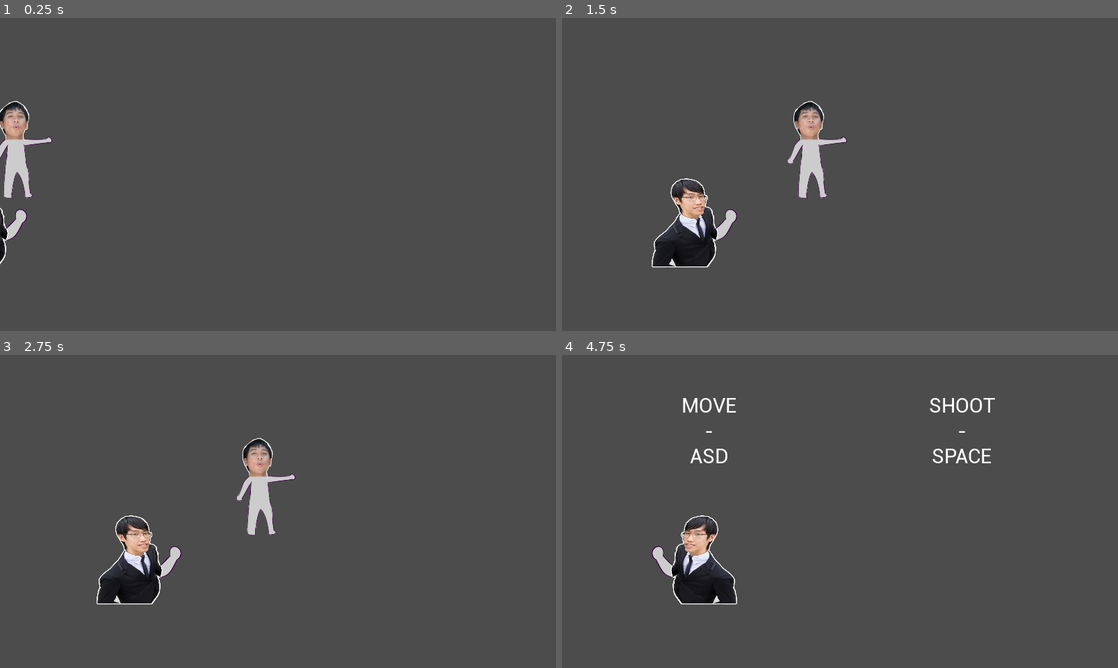
Above: before the commit, frames 1-4 (two rows, left to right).
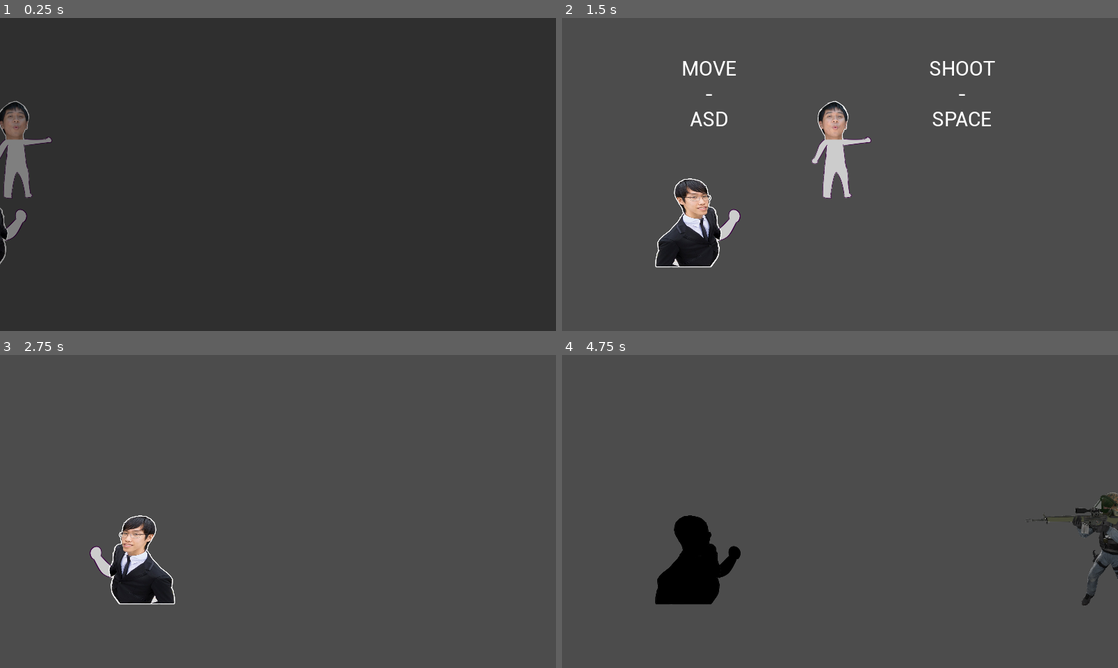
Above: after the commit, the same moments.

Repository: BeatMil/Mugi-again
Game: Godot game, scene res://scene/csgo_m4.tscn
Two runs of this game, one before a commit and one after it. Both use one fixed random seed, a clock stepped at 60 frames per second and the inputs below. This scene is started directly instead of the project's main scene.
Inputs:
- Up to frame 1 (0.25 s): no input
- Up to frame 2 (1.5 s): tap Enter (ui_accept) at 0.5, 0.77, 0.8, 1.07, 1.35 s; hold Space 0.53-1.28 s; hold Right (ui_right) from 0.53 s (still down)
- Up to frame 3 (2.75 s): tap Enter (ui_accept) at 1.52, 1.82, 2.3 s; tap Space at 1.55 s; release Right (ui_right) at 2.03 s; hold Left (ui_left) from 2.03 s (still down); hold K (attack02) from 2.03 s (still down)
- Up to frame 4 (4.75 s): tap Enter (ui_accept) at 2.75, 3.02, 3.32, 3.77, 3.8, 4.07, 4.52 s; release Left (ui_left) at 2.78 s; release K (attack02) at 2.78 s; hold Right (ui_right) 2.78-4.28 s; tap L (block) at 2.85 s; tap Space at 3.05, 4.55 s; hold Space 3.53-4.28 s; hold Left (ui_left) from 4.28 s (still down); tap R at 4.35 s

The runs differ from the first frame. In frame 1, 100% of the frame differs, in the area x 0-100%, y 0-100%; in frame 2, 4.3%; in frame 3, 3.2%; in frame 4, 4.6%.

Commit message:
fix bug where player cant go to csgo scene; added a skip button

Diff:
--- a/prefab/dew_csgo.tscn
+++ b/prefab/dew_csgo.tscn
@@ -1,7 +1,65 @@
-[gd_scene load_steps=4 format=2]
+[gd_scene load_steps=8 format=2]
 
 [ext_resource path="res://media/dew/dew_csgo.png" type="Texture" id=1]
 [ext_resource path="res://script/dew_csgo.gd" type="Script" id=2]
+[ext_resource path="res://media/Sound/csgo/friends/dew_I_SAS.wav" type="AudioStream" id=3]
+[ext_resource path="res://media/Sound/csgo/friends/dew_die01.wav" type="AudioStream" id=4]
+
+[sub_resource type="Animation" id=2]
+resource_name = "die"
+length = 2.0
+tracks/0/type = "value"
+tracks/0/path = NodePath(".:modulate")
+tracks/0/interp = 1
+tracks/0/loop_wrap = true
+tracks/0/imported = false
+tracks/0/enabled = true
+tracks/0/keys = {
+"times": PoolRealArray( 0, 0.5, 1, 2 ),
+"transitions": PoolRealArray( 1, 1, 1, 1 ),
+"update": 0,
+"values": [ Color( 1, 1, 1, 1 ), Color( 0, 0, 0, 1 ), Color( 0, 0, 0, 1 ), Color( 0, 0, 0, 0 ) ]
+}
+tracks/1/type = "value"
+tracks/1/path = NodePath("AudioStreamPlayer:stream")
+tracks/1/interp = 1
+tracks/1/loop_wrap = true
+tracks/1/imported = false
+tracks/1/enabled = true
+tracks/1/keys = {
+"times": PoolRealArray( 0, 1 ),
+"transitions": PoolRealArray( 1, 1 ),
+"update": 1,
+"values": [ ExtResource( 3 ), ExtResource( 4 ) ]
+}
+tracks/2/type = "value"
+tracks/2/path = NodePath("AudioStreamPlayer:playing")
+tracks/2/interp = 1
+tracks/2/loop_wrap = true
+tracks/2/imported = false
+tracks/2/enabled = true
+tracks/2/keys = {
+"times": PoolRealArray( 0, 1 ),
+"transitions": PoolRealArray( 1, 1 ),
+"update": 1,
+"values": [ true, true ]
+}
+
+[sub_resource type="Animation" id=3]
+resource_name = "idle"
+length = 0.001
+tracks/0/type = "value"
+tracks/0/path = NodePath(".:frame")
+tracks/0/interp = 1
+tracks/0/loop_wrap = true
+tracks/0/imported = false
+tracks/0/enabled = true
+tracks/0/keys = {
+"times": PoolRealArray( 0 ),
+"transitions": PoolRealArray( 1 ),
+"update": 1,
+"values": [ 0 ]
+}
 
 [sub_resource type="RectangleShape2D" id=1]
 extents = Vector2( 160, 208 )
@@ -11,6 +69,8 @@
 script = ExtResource( 2 )
 
 [node name="AnimationPlayer" type="AnimationPlayer" parent="."]
+anims/die = SubResource( 2 )
+anims/idle = SubResource( 3 )
 
 [node name="Area2D" type="Area2D" parent="." groups=[
 "dew",
@@ -23,3 +83,8 @@
 position = Vector2( 176, 0 )
 enabled = true
 cast_to = Vector2( 2000, 0 )
+
+[node name="AudioStreamPlayer" type="AudioStreamPlayer" parent="."]
+stream = ExtResource( 3 )
+[connection signal="animation_finished" from="AnimationPlayer" to="." method="_on_AnimationPlayer_animation_finished"]
+[connection signal="area_entered" from="Area2D" to="." method="_on_Area2D_area_entered"]
--- a/prefab/enemy_ct.tscn
+++ b/prefab/enemy_ct.tscn
@@ -25,7 +25,7 @@
 
 [sub_resource type="Animation" id=3]
 resource_name = "shoot"
-length = 0.4
+length = 0.1
 tracks/0/type = "value"
 tracks/0/path = NodePath(".:frame")
 tracks/0/interp = 1
@@ -63,10 +63,14 @@
 "values": [ true ]
 }
 
+[sub_resource type="RayShape2D" id=4]
+length = 2528.0
+
 [node name="enemy_ct" type="Sprite"]
 scale = Vector2( 0.5, 0.5 )
 texture = ExtResource( 1 )
 hframes = 2
+frame = 1
 script = ExtResource( 3 )
 
 [node name="Area2D" type="Area2D" parent="." groups=[
@@ -87,7 +91,18 @@
 [node name="VisibilityNotifier2D" type="VisibilityNotifier2D" parent="."]
 
 [node name="Timer" type="Timer" parent="."]
-wait_time = 0.2
-one_shot = true
+wait_time = 0.1
+
+[node name="hitscan" type="Area2D" parent="." groups=[
+"hitscan",
+]]
+
+[node name="CollisionShape2D" type="CollisionShape2D" parent="hitscan"]
+position = Vector2( -32, 0 )
+rotation = 1.5708
+shape = SubResource( 4 )
+[connection signal="animation_finished" from="AnimationPlayer" to="." method="_on_AnimationPlayer_animation_finished"]
+[connection signal="animation_started" from="AnimationPlayer" to="." method="_on_AnimationPlayer_animation_started"]
 [connection signal="screen_entered" from="VisibilityNotifier2D" to="." method="_on_VisibilityNotifier2D_screen_entered"]
+[connection signal="screen_exited" from="VisibilityNotifier2D" to="." method="_on_VisibilityNotifier2D_screen_exited"]
 [connection signal="timeout" from="Timer" to="." method="_on_Timer_timeout"]
--- a/scene/baito_game.tscn
+++ b/scene/baito_game.tscn
@@ -407,7 +407,7 @@
 margin_top = -4.349
 margin_right = 1360.0
 margin_bottom = 763.651
-color = Color( 0, 0, 0, 0 )
+color = Color( 0, 0, 0, 1 )
 __meta__ = {
 "_edit_lock_": true,
 "_edit_use_anchors_": false
--- a/scene/csgo_m4.tscn
+++ b/scene/csgo_m4.tscn
@@ -9,6 +9,7 @@
 [ext_resource path="res://media/Font/Code Vein Fonts/Roboto-Regular.ttf" type="DynamicFontData" id=7]
 [ext_resource path="res://media/Sound/csgo/friends/bill-where_are_you01.wav" type="AudioStream" id=8]
 [ext_resource path="res://prefab/enemy_ct.tscn" type="PackedScene" id=9]
+[ext_resource path="res://prefab/curtain.tscn" type="PackedScene" id=10]
 
 [sub_resource type="DynamicFont" id=1]
 size = 50
@@ -148,8 +149,21 @@
 "_edit_use_anchors_": false
 }
 
+[node name="curtain" parent="CanvasLayer" instance=ExtResource( 10 )]
+visible = false
+
+[node name="skip" type="Label" parent="CanvasLayer"]
+margin_left = 1120.0
+margin_right = 1206.0
+margin_bottom = 14.0
+rect_scale = Vector2( 2.74651, 2.74651 )
+text = "SKIP (SPACE)"
+__meta__ = {
+"_edit_use_anchors_": false
+}
+
 [node name="bill" parent="." instance=ExtResource( 2 )]
-position = Vector2( 1536, 320 )
+position = Vector2( -192, 320 )
 scale = Vector2( 0.570313, 0.570313 )
 
 [node name="dew_csgo" parent="." instance=ExtResource( 1 )]
@@ -179,5 +193,7 @@
 
 [node name="CollisionShape2D" type="CollisionShape2D" parent="event/event01"]
 shape = SubResource( 4 )
+[connection signal="animation_finish" from="CanvasLayer/curtain" to="." method="_on_curtain_animation_finish"]
+[connection signal="dead" from="dew_csgo" to="." method="_on_dew_csgo_dead"]
 [connection signal="animation_finished" from="AnimationPlayer" to="." method="_on_AnimationPlayer_animation_finished"]
 [connection signal="area_entered" from="event/event01" to="." method="_on_event01_area_entered"]
--- a/script/baito_game.gd
+++ b/script/baito_game.gd
@@ -38,6 +38,7 @@
 var MAIKA_IN_BOX = preload("res://media/Sound/baito_game/maika_in_box.wav")
 
 func _ready():
+	$dew_baito/AnimationPlayer.play("carry")
 	$fade.set_visible(true)
 	$AnimationPlayer2.play("fade_in")
 	$tutorial_pause.set_visible(true)
@@ -47,6 +48,7 @@
 	$box_timer.start()
 	score_text.text = "0"
 	$sfxblock.set_volume_db($"/root/singleton".volume)
+	$"/root/AudioBlock".set_volume_db($"/root/singleton".volume - 5)
 	$"/root/AudioBlock".set_stream(inside_UPRPRC)
 	$"/root/AudioBlock".play()
 	# print list of nodes
--- a/script/csgo.gd
+++ b/script/csgo.gd
@@ -47,8 +47,6 @@
 	$Tween.interpolate_property($dew_csgo, "position",$dew_csgo.position,$pos1.position,
 	2,Tween.TRANS_EXPO, Tween.EASE_IN_OUT)
 	$Tween.start()
-	print(int(M4_START.get_length()))
-	print(M4_START.get_length())
 	$curtain/AnimationPlayer.set_speed_scale(0.3)
 	$curtain/AnimationPlayer.play("fade_out")
 
--- a/script/csgo_m4.gd
+++ b/script/csgo_m4.gd
@@ -17,16 +17,34 @@
 
 
 func _ready() -> void:
+	$CanvasLayer/skip.set_visible(false)
+	if $"/root/singleton".csgo_skip_m4 == true:
+		$CanvasLayer/skip.set_visible(true)
+	if $"/root/singleton".csgo_skip_m4 == false:
+		$"/root/singleton".csgo_skip_m4 = true
+	$CanvasLayer/curtain.set_visible(true)
 	state = anum.TALK
 	root.playsfx(root_ost,HUNK)
+	$CanvasLayer/curtain/AnimationPlayer.play("fade_in")
 	$AnimationPlayer.play("intro")
 	$CanvasLayer/tutorial.set_visible(false)
 
 func _physics_process(delta: float) -> void:
+	if state == anum.TALK:
+		if Input.is_action_just_pressed("ui_accept"):
+			$CanvasLayer/skip.set_visible(false)
+			$AnimationPlayer.seek(5)
+			# first move
+			$CanvasLayer/tutorial.set_visible(true)
+			state = anum.PLAY
+			$dew_csgo.state = $dew_csgo.anum.MOVE
+			$dew_csgo/Camera2D.current = true
+
 	pass
 
 func _on_AnimationPlayer_animation_finished(anim_name: String) -> void:
 	if anim_name == "intro":
+		# first move
 		$CanvasLayer/tutorial.set_visible(true)
 		state = anum.PLAY
 		$dew_csgo.state = $dew_csgo.anum.MOVE
@@ -38,3 +56,13 @@
 		$AnimationPlayer.play("bill_event01")
 		$CanvasLayer/tutorial.set_visible(false)
 		$event/event01.queue_free()
+
+
+func _on_dew_csgo_dead() -> void:
+	$CanvasLayer/curtain/AnimationPlayer.play("fade_out")
+	pass
+
+
+func _on_curtain_animation_finish(anim) -> void:
+	if anim == "fade_out":
+		get_tree().change_scene("res://scene/csgo.tscn")
--- a/script/dew_csgo.gd
+++ b/script/dew_csgo.gd
@@ -2,8 +2,11 @@
 enum anum {
 	STOP,
 	MOVE,
-	ATTACK
+	ATTACK,
+	DIE
 }
+#signal
+signal dead
 
 #config
 var speed : int = 15
@@ -47,8 +50,23 @@
 
 func _ready() -> void:
 	state = anum.STOP
+	$AnimationPlayer.play("idle")
 
 func _physics_process(delta: float) -> void:
-	if state != anum.STOP:
+	if state != anum.STOP and state != anum.DIE:
 		raycast_check() # if enemy is infront,
 		move()
+
+
+func _on_Area2D_area_entered(area: Area2D) -> void:
+	if area.name == "hitscan":
+#		$Area2D.set_monitoring(false)
+#		$Area2D.set_deferred("monitoring",false)
+		$Area2D.disconnect("area_entered",self,"_on_Area2D_area_entered")
+		$AnimationPlayer.play("die")
+		state = anum.DIE
+
+
+func _on_AnimationPlayer_animation_finished(anim_name: String) -> void:
+	if anim_name == "die":
+		emit_signal("dead")
--- a/script/enemy_ct.gd
+++ b/script/enemy_ct.gd
@@ -1,15 +1,28 @@
 extends Sprite
 
 
+func _ready() -> void:
+	$hitscan/CollisionShape2D.set_disabled(true)
+	$AnimationPlayer.play("idle")
 
-func _ready() -> void:
-	$AnimationPlayer.play("idle")
+#func _physics_process(delta: float) -> void:
+#	print($Area2D/RayCast2D.get_collider())
 
 func _on_VisibilityNotifier2D_screen_entered() -> void:
 	$Timer.start()
-	pass # Replace with function body.
 
 
 func _on_Timer_timeout() -> void:
 	$AnimationPlayer.play("shoot")
-	pass # Replace with function body.
+	$Timer.set_wait_time(1)
+
+func _on_VisibilityNotifier2D_screen_exited() -> void:
+	$Timer.stop()
+
+
+func _on_AnimationPlayer_animation_started(anim_name: String) -> void:
+	if anim_name == "shoot":
+		$hitscan/CollisionShape2D.set_disabled(false)
+func _on_AnimationPlayer_animation_finished(anim_name: String) -> void:
+	if anim_name == "shoot":
+		$hitscan/CollisionShape2D.set_disabled(true)
--- a/script/singleton.gd
+++ b/script/singleton.gd
@@ -10,6 +10,7 @@
 var teddy_bear = false
 var csgo = false
 var dev_note = false
+var csgo_skip_m4 = false
 
 
 func playsfx(player,sfx):
--- a/script/stage02.gd
+++ b/script/stage02.gd
@@ -10,6 +10,7 @@
 var shop = false
 var girlfriend = false
 var csgo = false
+var csgo2 = false # csgo helper
 var baito = false
 
 var shingg01 = load("res://media/Sound/shingg01.wav")
@@ -83,7 +84,7 @@
 			$choices.set_visible(true)
 			$choices/text_label/shop.set_monitoring(true)
 	elif state_talk_csgo01 and (Input.is_key_pressed(KEY_SPACE) or Input.is_key_pressed(KEY_ENTER)):
-		if $"/root/singleton".csgo == false:
+		if $"/root/singleton".csgo == false: # check if can play csgo or not
 			if line < dialog_csgo.size() -1:
 				line += 1
 				$"text_above".get_child(0).text = dialog_csgo[line]
@@ -127,6 +128,7 @@
 		state_play01 = false
 		state_talk_csgo01 = true
 		csgo = false
+		csgo2 = true
 	elif Input.is_action_just_pressed("ui_accept") and baito:
 		print("baito")
 		$dew/VisibilityNotifier2D.disconnect("screen_exited",self,"_on_VisibilityNotifier2D_screen_exited")
@@ -197,5 +199,5 @@
 		get_tree().change_scene("res://scene/baito_game.tscn")
 	elif shop:
 		get_tree().change_scene("res://scene/shop.tscn")
-	elif csgo:
+	elif csgo2:
 		get_tree().change_scene("res://scene/csgo.tscn")
Not shown, added: media/Sound/csgo/friends/dew_I_SAS.wav.import
Not shown, added: media/Sound/csgo/friends/dew_die01.wav.import
Not shown: 1 places in prefab/enemy_ct.tscn that only renumber resources
Not shown: 1 places in scene/csgo_m4.tscn that only renumber resources
Not shown, added: media/Sound/csgo/friends/dew_I_SAS.wav
Not shown, added: media/Sound/csgo/friends/dew_die01.wav
